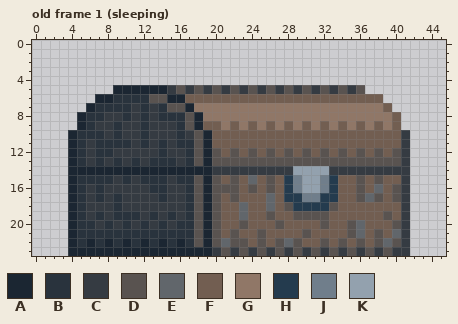
Edited in one commit: pixel-art file (assets/sprites/mimic.aseprite). Above: the version before the commit.
46x24 pixels, 12 frames. Shown: old frame 1 (sleeping). The commit also changed other frames, which this record leaves out.
Visible layers, top first: "tongue", "teeth", "lid", "chest".
Palette (. is transparent): A #1b2632  B #29333d  C #353b42  D #595350  E #61666b  F #725e51  G #907767  H #243b4e  J #707e8b  K #93a1ae
Pixels before, old frame 1 (sleeping), first column x 4:
 5 .....AAAAAACDCDCDCDCDCDCDCDCDCDCD.....
 6 ...AABBBBDDAAFFFFFFFFFFFFFFFFFFFFFF...
 7 ..ABBBBCBCBDDAGGGGGGGGGGGGGGGGGGGGGF..
 8 .ABBCCBCBCBBBDAGGGGGGGGGGGGGGGGGGGGGF.
 9 .ABCCBCCBCCCBDAFFGFGFGFGFGFGFGFGFGFGF.
10 ABBBCBCCBCCCBCDAFFFFFFFFFFFFFFFFFFFFFC
11 ABCBBBBCBCBCBBDAFFFFFFFFFFFFFFFFFFFFFC
12 ABCBBCCCCCBCCBDADFDFDFDFDFDFDFDFDFDFDC
13 ABCBCBCBCBBBCBDADDDDDDDDDDDDDDDDDDDDDC
14 AAAAAAAAAAAAAAAACCCCCCCCCKKKKCCCCCCCCC
15 ABBBBCBCBBBCBBDADFDFEFDFHJKKJHFFDFDFFC
16 ABCBCCCCCBBCCBDADDDFDFDFHJKKJHFFDFEFDC
17 ABCBCBCCCCBCCBDADFDFFFEFHHJJHHFFDEDFDC
18 ABCCCBCCCCCCCBDADFFEFFEFDHHHHDFFFFFFFC
19 ABCBCBBBCBCBCBDADFFEFFDFFDDDDFFFFFFDFC
20 ABBCBCBCBCBCBBDADFFDFFFDFFFFDFFDEFFFDC
21 ABBBBBBBBBBBBBDADFDFFDFFFFDFFFFDEFDFEC
22 ABABABABABABABDADEDDFDFDEDFFDFDFDFDEDC
23 AAAAAAAAAAAAAAAACDCDCDCDCDCDCDCDCDCDCC
The same view after the edit:
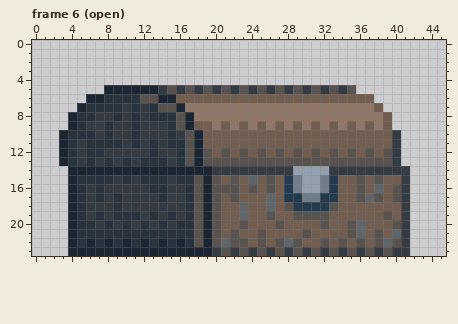
A new or re-ordered frame is compared with the old frame closest to it.
Commit: finish mimic chest dialog and npc
Edits made:
frames 12 -> 17
Frame 6 (open) is new; against old frame 1 (sleeping), layer "lid":
y 5: x 8 . -> A; x 14..36 ACDCDCDCDCDCDCDCDCDCDCD -> CDCDCDCDCDCDCDCDCDCDCD.
y 6: x 6 . -> A; x 8 A -> B; x 12 B -> D; x 14 D -> A; x 16 A -> F; x 38 F -> .
y 7: x 5..6 .A -> AB; x 10..14 BCBCB -> CBCBD; x 16..17 DA -> AG; x 38..39 GF -> F.
y 8: x 4..5 .A -> AB; x 7 B -> C; x 9..13 CBCBC -> BCBCB; x 16..18 BDA -> DAG; x 39..40 GF -> F.
y 9: x 4..6 .AB -> ABC; x 8..9 CB -> BC; x 11..12 CB -> BC; x 15..18 CBDA -> BDAF; x 20..40 FGFGFGFGFGFGFGFGFGFGF -> GFGFGFGFGFGFGFGFGFGF.
y 10: x 3..4 .A -> AB; x 7..9 BCB -> CBC; x 11..12 CB -> BC; x 15..19 CBCDA -> BCDAF; x 40..41 FC -> C.
y 11: x 3..6 .ABC -> ABCB; x 10..15 BCBCBC -> CBCBCB; x 17..19 BDA -> DAF; x 40..41 FC -> C.
y 12: x 3..6 .ABC -> ABCB; x 8 B -> C; x 13..14 CB -> BC; x 16..41 CBDADFDFDFDFDFDFDFDFDFDFDC -> BDADFDFDFDFDFDFDFDFDFDFDC.
y 13: x 3..12 .ABCBCBCBC -> ABCBCBCBCB; x 15..19 BCBDA -> CBDAD; x 40..41 DC -> C.
Changed places in both pictures, as pixel boxes (x1, y1, x2, y2):
changed: (59, 85, 410, 166)
